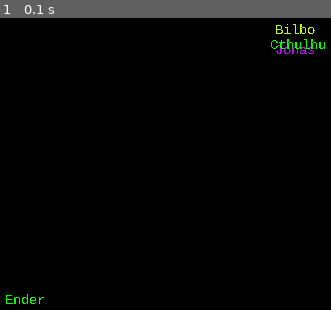
Above: before the commit, frame 1.
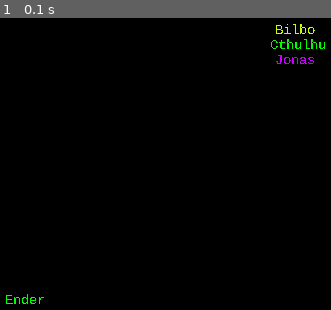
Above: after the commit, the same moment.

Repository: fractal13/4h-pygame-git-example
Game: pygame game, started from src/main.py
Same seed, same stepped clock (60 frames per second), same inputs: the game is played once before the commit and once after it. The source is Python 2; it was converted automatically to run under Python 3.
Inputs:
- Up to frame 1 (0.1 s): no input

The runs differ from the first frame. In frame 1, 0.2% of the frame differs, in the area x 83-95%, y 9-16%.

Commit message:
fixedPositions

Diff:
--- a/src/main.py
+++ b/src/main.py
@@ -35,7 +35,7 @@
         #                                   color            x   y
         self.drawTextLeft(surface, "Bilbo", (200, 255, 0), 300, 30, self.font)
 
-        self.drawTextLeft(surface, "Jonas", (200, 0, 255), 300, 50, self.font)
+        self.drawTextLeft(surface, "Jonas", (200, 0, 255), 300, 60, self.font)
 
         self.drawTextLeft(surface, "Cthulhu", (0, 255, 0), 295, 45, self.font)
 
